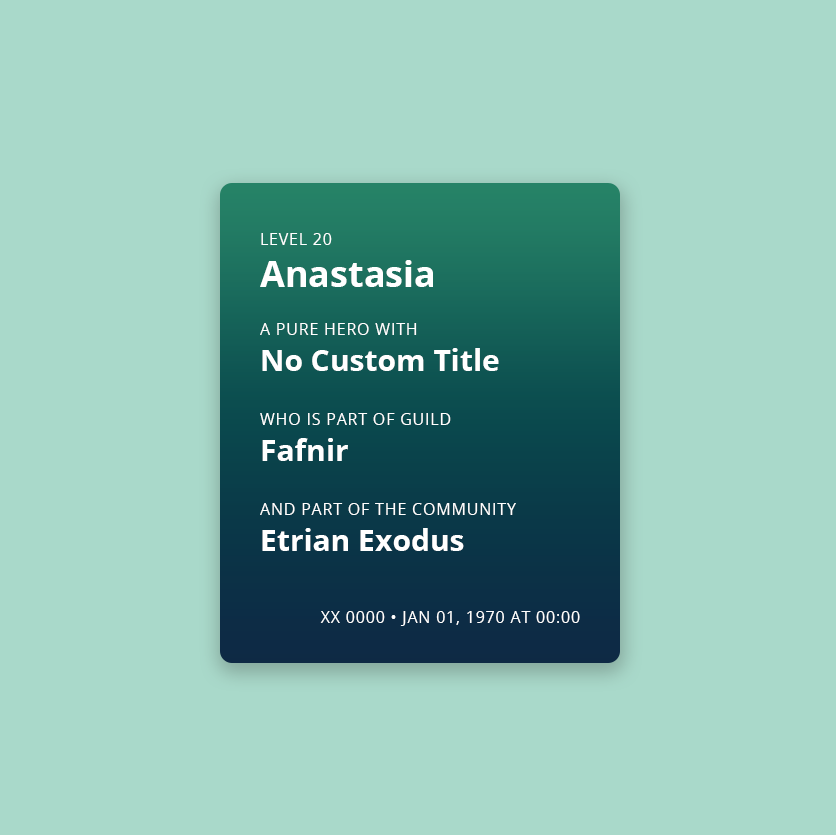
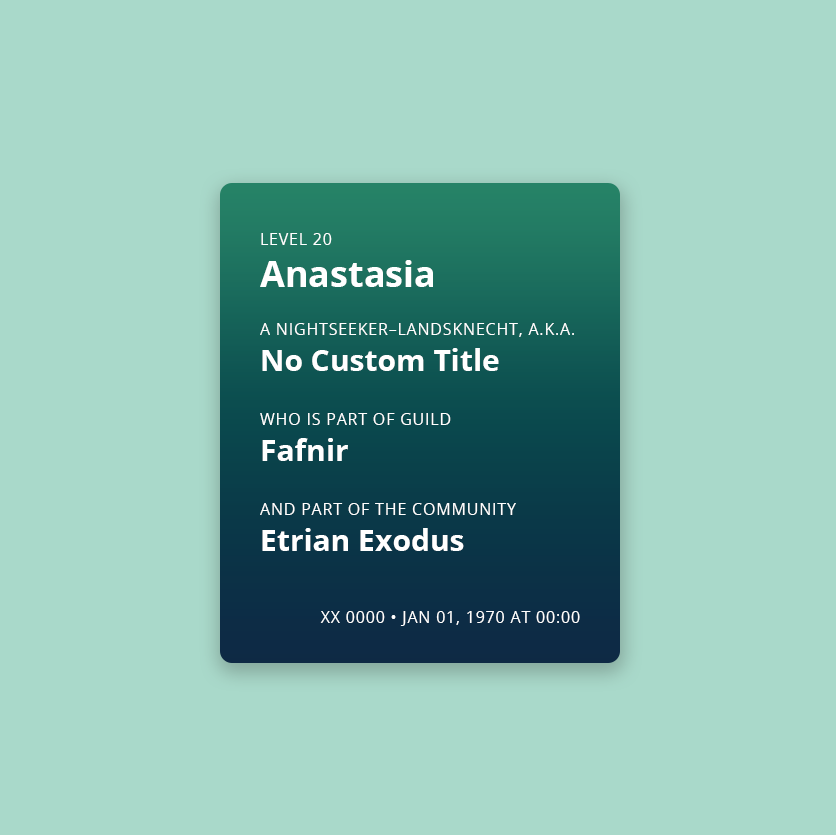
Layer changes from the first 836x835 image to the second:
renamed "A pure Hero with" to "A nightseeker–landsknecht, a.k.a.", painted on it over [278, 323, 574, 337]
